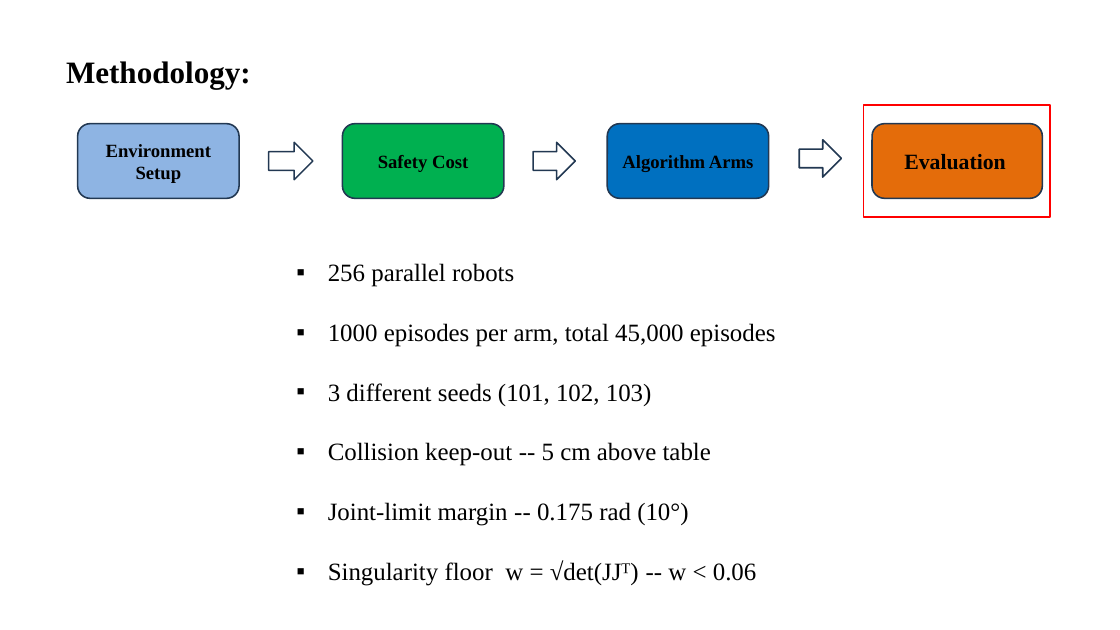
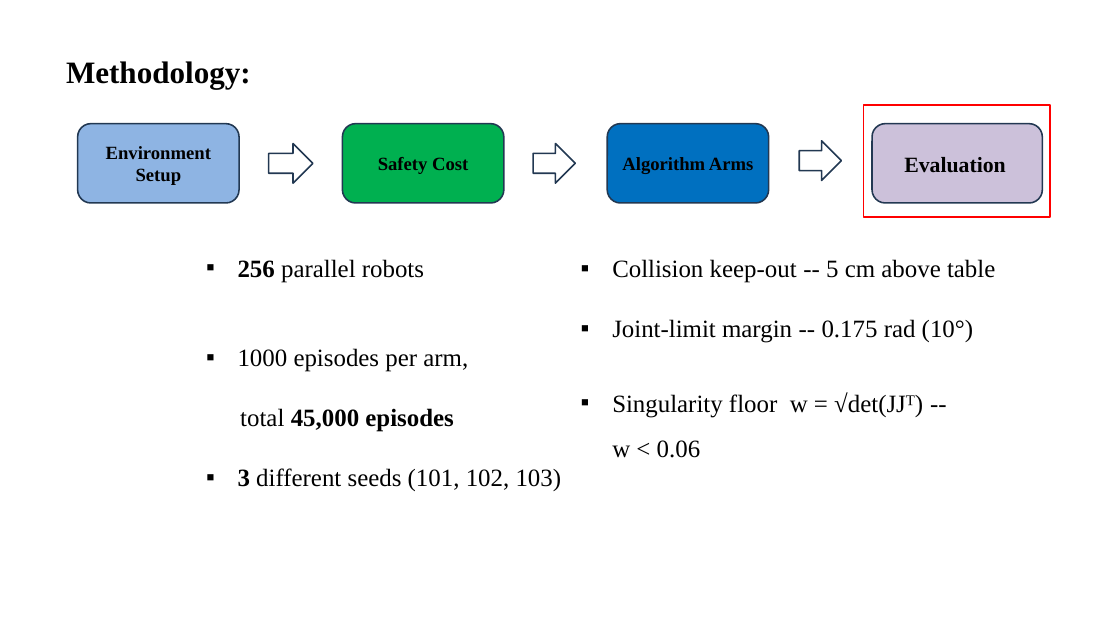
Before and after one commit to abdurRabbi23/ur5-safe-rl-thesis, a slide deck: slide 9 of Thesis_Documentation/Presentaion_slides/main_slide.pptx (slide 11 before the commit). Drawn at 1120x630 pixels with LibreOffice and Linux fonts; fonts in the diff are those of the drawing. Boxes give left, top, right and bottom in pixels: in the first picture for what was removed or moved away, otherwise in the second. Text is boxed around its words. In the diff, an @@ line names an element or a change of style, - is before the commit and + after.

```diff
--- a/Thesis_Documentation/Presentaion_slides/main_slide.pptx
+++ b/Thesis_Documentation/Presentaion_slides/main_slide.pptx
@@ rounded rectangle "Environment Setup" resized from (x1=78, y1=124, x2=239, y2=198) to (x1=78, y1=124, x2=239, y2=203) @@
@@ rounded rectangle "Safety Cost" resized from (x1=343, y1=124, x2=504, y2=198) to (x1=343, y1=124, x2=504, y2=203) @@
@@ rounded rectangle "Algorithm Arms" resized from (x1=607, y1=124, x2=768, y2=198) to (x1=607, y1=124, x2=768, y2=203) @@
@@ rounded rectangle "Evaluation" resized from (x1=872, y1=124, x2=1042, y2=198) to (x1=872, y1=124, x2=1042, y2=203) @@
@@ rounded rectangle "Evaluation" at (x1=872, y1=124, x2=1042, y2=203): fill #E46C0A to #CCC1DA @@
@@ text "256 parallel robots" moved from (x1=328, y1=263, x2=776, y2=586) to (x1=238, y1=259, x2=562, y2=491) @@
@@ text at (x1=238, y1=259, x2=562, y2=491): bold on in "256", "3" @@
@@ text added at (x1=612, y1=259, x2=995, y2=458), 32 pt, text #000000 @@
+▪ Collision keep-out -- 5 cm above table
+▪ Joint-limit margin -- 0.175 rad (10°)
+▪ Singularity floor w = √det(JJᵀ) -- w < 0.06
@@ text at (x1=238, y1=348, x2=468, y2=432): text changed @@
-▪ 1000 episodes per arm, total 45,000 episodes
+▪ 1000 episodes per arm,
+  total 45,000 episodes
@@ text at (x1=328, y1=442, x2=757, y2=586): paragraphs removed @@
-▪ Collision keep-out -- 5 cm above table
-▪ Joint-limit margin -- 0.175 rad (10°)
-▪ Singularity floor w = √det(JJᵀ) -- w < 0.06
```
Also in this commit, not shown: 8 other slides changed, 1 other file.
